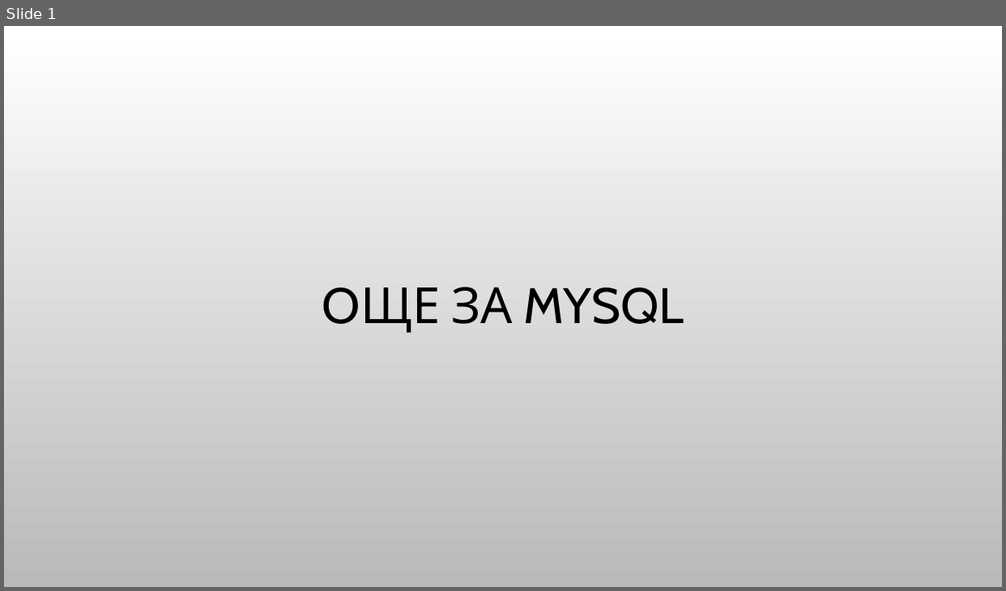
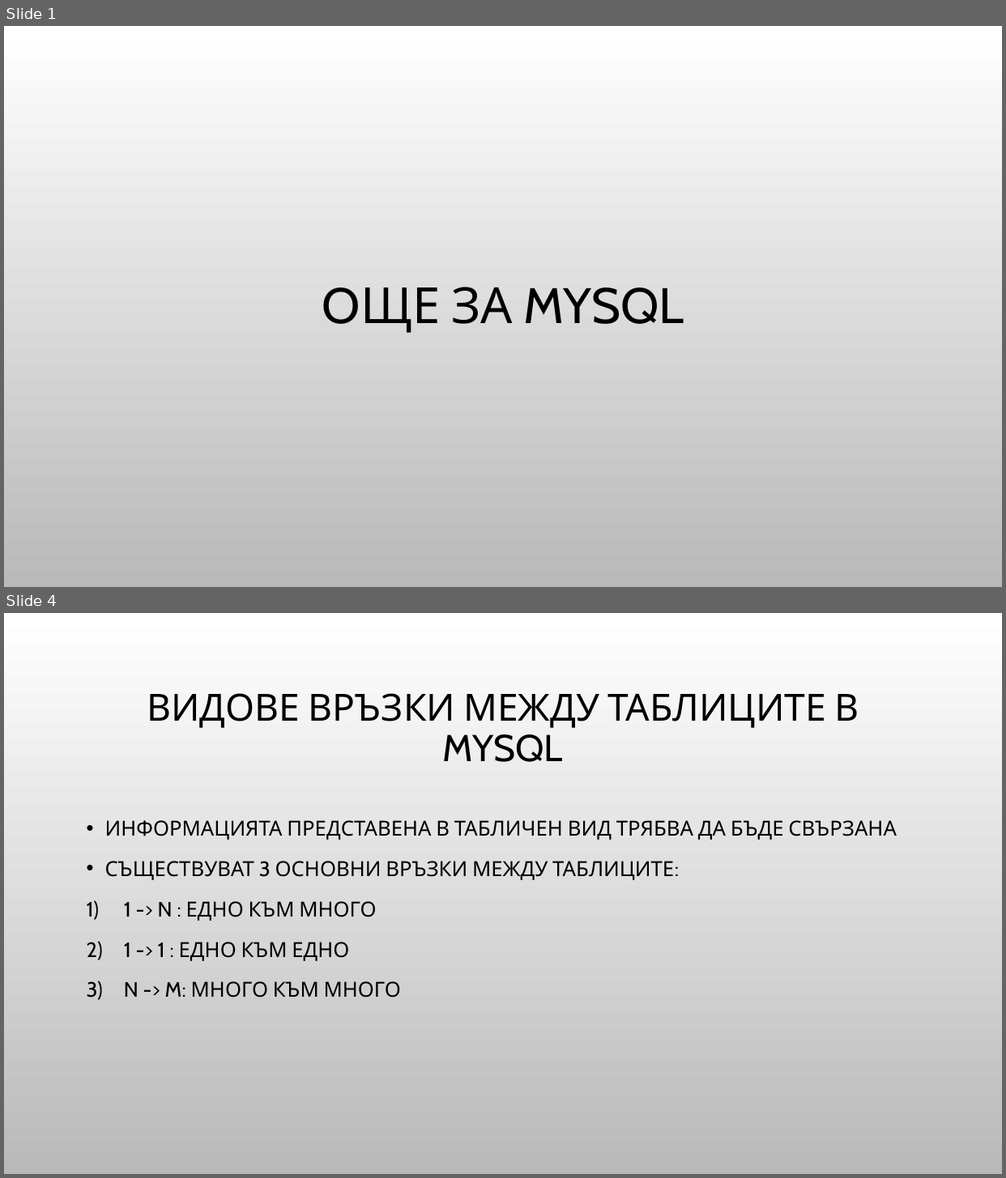
Before and after one commit to Bilyukov/php-mysql-course, a slide deck: 10.advanced-mysql.pptx. Shown one above the other, each under a label of ours: slide 1 before the commit, slides 1 and 4 after it; the slides between them are not shown. The pictures are 1006x591 and 1006x1178 pixels, drawn with LibreOffice and Linux fonts; fonts in the diff are those of the drawing; background and template pictures are left out. Boxes give left, top, right and bottom in pixels: in the first picture for what was removed or moved away, otherwise in the second. Text is boxed around its words. In the diff, an @@ line names an element or a change of style, - is before the commit and + after.

Commit message:
Added advanced mysql lection and examples

```diff
--- a/10.advanced-mysql.pptx
+++ b/10.advanced-mysql.pptx
@@ slide 4 added at box(4, 613, 1002, 1174), background picture (left out) @@
@@ title added at box(147, 693, 859, 762), 36 pt, text #000000 @@
+ВИДОВЕ ВРЪЗКИ МЕЖДУ ТАБЛИЦИТЕ В MYSQL
@@ text added at box(87, 820, 897, 998), 20 pt, text #000000 @@
+• ИНФОРМАЦИЯТА ПРЕДСТАВЕНА В ТАБЛИЧЕН ВИД ТРЯБВА ДА БЪДЕ СВЪРЗАНА
+• СЪЩЕСТВУВАТ 3 ОСНОВНИ ВРЪЗКИ МЕЖДУ ТАБЛИЦИТЕ:
+1) 1 -> N : ЕДНО КЪМ МНОГО
+2) 1 -> 1 : ЕДНО КЪМ ЕДНО
+3) N -> M: МНОГО КЪМ МНОГО
```
Also in this commit, not shown: 19 other slides added, 2 slides removed, 15 other files.
